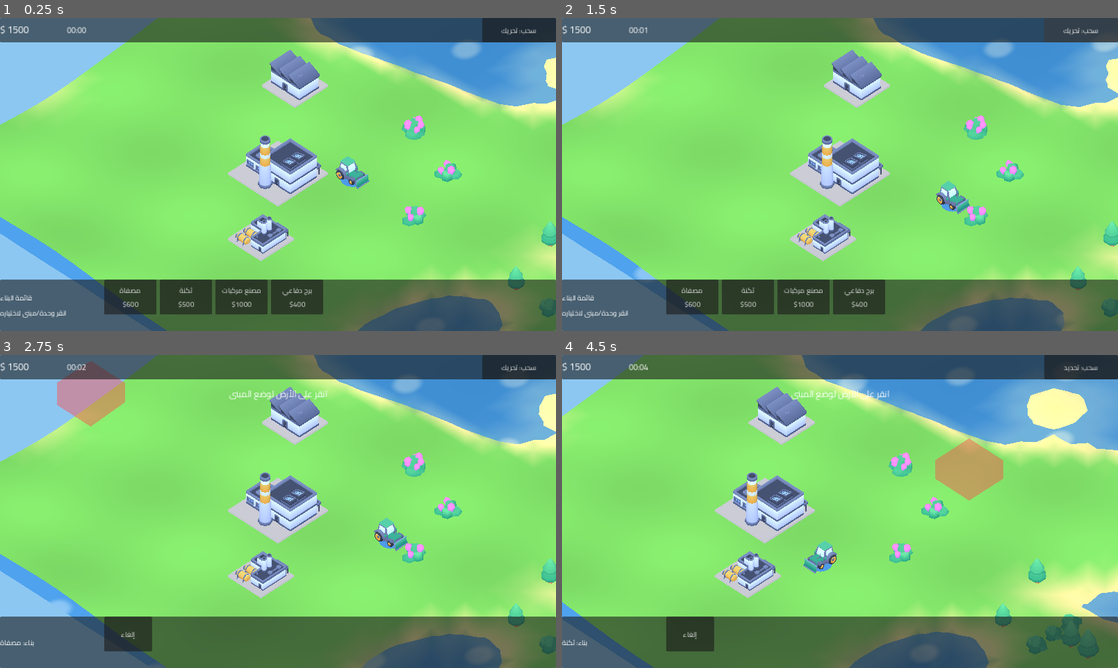
Above: before the commit, frames 1-4 (two rows, left to right).
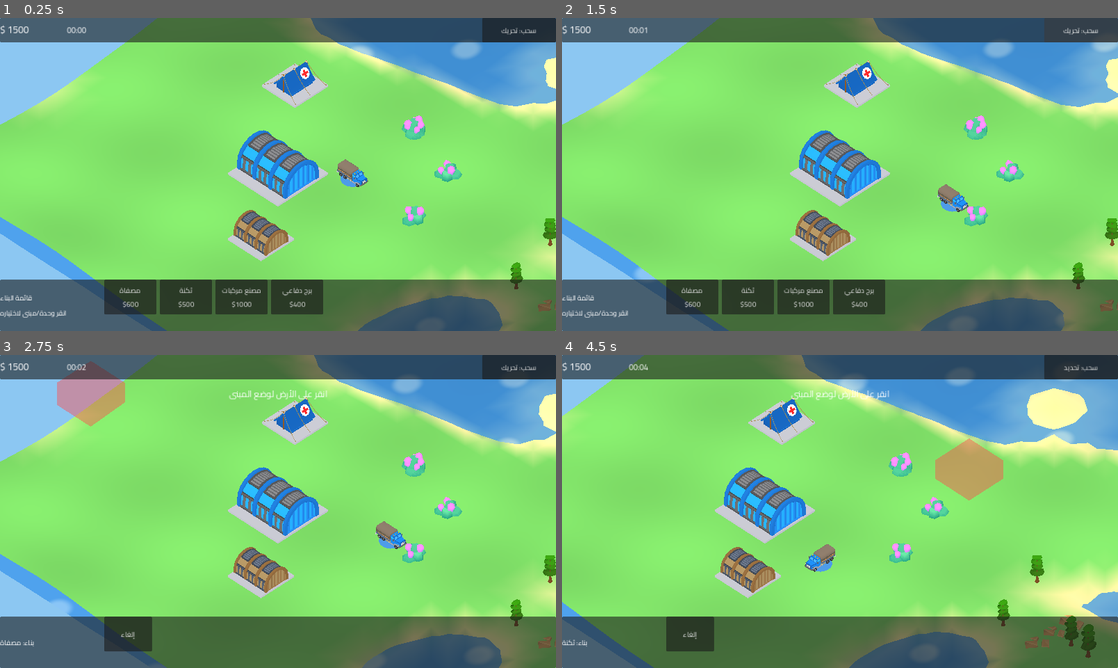
Above: after the commit, the same moments.

Repository: alfyfyy100-maker/ya7-games-hub
Game: Godot game, scene res://maps/Main.tscn
The game is run twice, just before and just after one commit, with the same random seed, the same clock (stepped at 60 frames per second) and the same inputs.
Inputs (mouse positions are in pixels of both pictures, inside the frame that each line leads up to):
- Up to frame 1 (0.25 s): no input
- Up to frame 2 (1.5 s): click "سحب: تحريك" at 0.5 s; click "سحب: تحديد" at 1.25 s
- Up to frame 3 (2.75 s): click "مصفاة $600" at 2 s
- Up to frame 4 (4.5 s): click "إلغاء" at 2.75 s; click "ثكنة $500" at 3.5 s; tap Enter at 4.25 s; move the mouse to (962, 495) at 4.27 s; hold D from 4.28 s (still down); tap Tab at 4.35 s; click (962, 495) at 4.42 s

The runs differ from the first frame. In frame 1, 4.7% of the frame differs, in the area x 42-100%, y 10-96%; in frame 2, 4.8%; in frame 3, 4.7%; in frame 4, 5.5%, in the area x 28-97%, y 10-98%.

Commit message:
Use RG Poly Army Pack (CC0) models for vehicles, buildings and decor
- assets/models/rgpoly: selected FBX models + atlas textures + CREDITS.
- UnitData/BuildingData: model_path_team2 (per-team color variants) and
  turret_node_suffix (rotate a node inside the imported model).
- TurretPivot helper rotates turrets around world-up regardless of the
  imported model's axes (FBX Z-up hierarchies).
- Tanks/trucks/jeeps/hangars/tent/bunker/turret wired via .tres; decor now
  uses pine trees and sandbags from the pack.

Co-Authored-By: Claude Fable 5.1 <noreply@anthropic.com>
Claude-Session: https://claude.ai/code/session_0127WbxCG21rVkEZhQxZNybi

Diff:
--- a/ya7-armies/buildings/BuildingData.gd
+++ b/ya7-armies/buildings/BuildingData.gd
@@ -45,14 +45,18 @@
 
 @export_group("Model (glTF)")
 ## مسار نموذج glb/gltf. فارغ = نموذج بلوكي مؤقت من MeshFactory.
-@export_file("*.glb", "*.gltf") var model_path: String = ""
+@export_file("*.glb", "*.gltf", "*.fbx") var model_path: String = ""
+## نموذج بديل للفريق الثاني (الخصم) — لتنويعات الألوان الجاهزة. فارغ = نفس النموذج.
+@export_file("*.glb", "*.gltf", "*.fbx") var model_path_team2: String = ""
+## لاحقة اسم عقدة البرج داخل النموذج نفسه (مثل "_T") — تدور نحو الهدف.
+@export var turret_node_suffix: String = ""
 ## نسبة ملء البصمة (0.85 = يترك هامشًا حول المبنى).
 @export_range(0.3, 1.2) var model_fit: float = 0.85
 @export var model_yaw_deg: float = 0.0
 ## جزء يُكدَّس فوق النموذج الأساسي (مثلًا طابق البرج).
-@export_file("*.glb", "*.gltf") var top_model_path: String = ""
+@export_file("*.glb", "*.gltf", "*.fbx") var top_model_path: String = ""
 ## برج دوّار يوضع على القمة (أبراج الدفاع).
-@export_file("*.glb", "*.gltf") var turret_model_path: String = ""
+@export_file("*.glb", "*.gltf", "*.fbx") var turret_model_path: String = ""
 @export var turret_fit_size: float = 0.0
 @export var turret_yaw_deg: float = 0.0
 @export_range(0.0, 1.0) var team_tint: float = 0.3
--- a/ya7-armies/buildings/BuildingView.gd
+++ b/ya7-armies/buildings/BuildingView.gd
@@ -9,8 +9,8 @@
 var rally_marker: Node3D
 var visual_height: float = 2.0
 var _def: BuildingData
-var _turret: Node3D
-var _turret_yaw_offset: float = 0.0
+var _turret: TurretPivot
+var _owner_id: int = 0
 var _sink: float = 0.0
 
 
@@ -18,6 +18,7 @@
 	entity_id = e.id
 	_def = e.building_def()
 	var team := GameConfig.team_color(e.owner_id)
+	_owner_id = e.owner_id
 	body = Node3D.new()
 	body.name = "Body"
 	add_child(body)
@@ -54,7 +55,7 @@
 	holder.rotation_degrees.y = _def.model_yaw_deg
 	holder.position.y = 0.18
 	body.add_child(holder)
-	var model := ModelLibrary.instantiate(_def.model_path)
+	var model := ModelLibrary.instantiate(ModelLibrary.path_for_team(_def.model_path, _def.model_path_team2, _owner_id))
 	holder.add_child(model)
 	# عند تدوير النموذج 90° نبدّل العرض والعمق
 	var swap := absf(fmod(_def.model_yaw_deg, 180.0)) > 45.0
@@ -63,6 +64,9 @@
 	ModelLibrary.apply_team_look(model, team, _def.team_tint)
 	var top_y := 0.18 + aabb.size.y
 	var scale_used := model.scale.x
+	var inner := ModelLibrary.find_node_by_suffix(model, _def.turret_node_suffix)
+	if inner != null:
+		_turret = TurretPivot.new(inner, deg_to_rad(_def.turret_yaw_deg))
 	if ModelLibrary.has_model(_def.top_model_path):
 		var top := ModelLibrary.instantiate(_def.top_model_path)
 		holder.add_child(top)
@@ -81,8 +85,7 @@
 		var tta := ModelLibrary.fit_max(turret, _def.turret_fit_size)
 		ModelLibrary.center_on_ground(turret, tta)
 		ModelLibrary.apply_team_look(turret, team, _def.team_tint)
-		_turret = turret_holder
-		_turret_yaw_offset = deg_to_rad(_def.turret_yaw_deg)
+		_turret = TurretPivot.new(turret_holder, deg_to_rad(_def.turret_yaw_deg))
 		top_y += tta.size.y
 	visual_height = top_y
 
@@ -90,7 +93,9 @@
 func _setup_placeholder(team: Color) -> void:
 	var mesh_body := MeshFactory.make_building(_def.visual_kind, team, _def.accent_color, _def.footprint, _def.height)
 	body.add_child(mesh_body)
-	_turret = mesh_body.get_node_or_null("Turret")
+	var t := mesh_body.get_node_or_null("Turret")
+	if t != null:
+		_turret = TurretPivot.new(t)
 	visual_height = _def.height + 0.6
 
 
@@ -109,8 +114,6 @@
 		_sink += delta
 		body.position.y = -_sink * 2.0
 		body.rotation.z = minf(_sink * 0.8, 0.5)
-		if _turret != null:
-			_turret.position.y -= delta * 2.0
 		ring.visible = false
 		rally_marker.visible = false
 		return
@@ -120,11 +123,15 @@
 		t = clampf(float(e.data.get("construction", 0)) / float(maxi(_def.build_ticks, 1)), 0.05, 1.0)
 	body.position.y = -(1.0 - t) * (visual_height + 0.5)
 	if _turret != null:
-		_turret.visible = t >= 0.999
+		_turret.node.visible = t >= 0.999
+		var aimed := false
 		if e.target_id > 0:
 			var target: SimEntity = GameState.get_entity(e.target_id)
 			if target != null:
 				var to := target.pos - e.pos
-				_turret.rotation.y = lerp_angle(_turret.rotation.y, atan2(to.x, to.z) + _turret_yaw_offset, minf(1.0, delta * 8.0))
+				_turret.aim(atan2(to.x, to.z), rotation.y + deg_to_rad(_def.model_yaw_deg), delta)
+				aimed = true
+		if not aimed:
+			_turret.relax(delta)
 	if rally_marker.visible:
 		rally_marker.global_position = e.data.get("rally", e.pos)
--- a/ya7-armies/buildings/data/barracks.tres
+++ b/ya7-armies/buildings/data/barracks.tres
@@ -17,6 +17,7 @@
 default_rally_offset = Vector2i(0, 3)
 accent_color = Color(0.35, 0.75, 0.35, 1)
 height = 2.0
-model_path = "res://assets/models/kenney/city-industrial/building-k.glb"
-model_fit = 0.9
-team_tint = 0.3
+model_path = "res://assets/models/rgpoly/Tent_1_D.fbx"
+model_fit = 0.95
+team_tint = 0.0
+model_path_team2 = "res://assets/models/rgpoly/Tent_1_E.fbx"
--- a/ya7-armies/buildings/data/defense_tower.tres
+++ b/ya7-armies/buildings/data/defense_tower.tres
@@ -19,9 +19,11 @@
 fire_cooldown_ticks = 24
 accent_color = Color(0.85, 0.3, 0.3, 1)
 height = 3.5
-model_path = "res://assets/models/kenney/tower-defense/tower-round-bottom-a.glb"
-model_fit = 0.95
-top_model_path = "res://assets/models/kenney/tower-defense/tower-round-middle-a.glb"
-turret_model_path = "res://assets/models/kenney/tower-defense/weapon-turret.glb"
+model_path = "res://assets/models/rgpoly/Turret_2_E.fbx"
+model_fit = 1.05
+top_model_path = ""
+turret_model_path = ""
 turret_fit_size = 1.3
-team_tint = 0.35
+team_tint = 0.0
+model_path_team2 = "res://assets/models/rgpoly/Turret_2_F.fbx"
+turret_node_suffix = "_T"
--- a/ya7-armies/buildings/data/hq.tres
+++ b/ya7-armies/buildings/data/hq.tres
@@ -18,6 +18,8 @@
 is_hq = true
 accent_color = Color(0.3, 0.6, 0.95, 1)
 height = 3.2
-model_path = "res://assets/models/kenney/city-industrial/building-l.glb"
-model_fit = 0.9
-team_tint = 0.3
+model_path = "res://assets/models/rgpoly/Hangar_1_D.fbx"
+model_fit = 0.95
+team_tint = 0.0
+model_path_team2 = "res://assets/models/rgpoly/Hangar_1_F.fbx"
+model_yaw_deg = 90.0
--- a/ya7-armies/buildings/data/refinery.tres
+++ b/ya7-armies/buildings/data/refinery.tres
@@ -17,6 +17,8 @@
 is_refinery = true
 accent_color = Color(0.95, 0.75, 0.2, 1)
 height = 2.4
-model_path = "res://assets/models/kenney/city-industrial/building-c.glb"
-model_fit = 0.9
+model_path = "res://assets/models/rgpoly/Hangar_1_B.fbx"
+model_fit = 0.95
 team_tint = 0.3
+model_path_team2 = ""
+model_yaw_deg = 90.0
--- a/ya7-armies/buildings/data/war_factory.tres
+++ b/ya7-armies/buildings/data/war_factory.tres
@@ -17,7 +17,8 @@
 default_rally_offset = Vector2i(0, 3)
 accent_color = Color(0.55, 0.6, 0.65, 1)
 height = 2.6
-model_path = "res://assets/models/kenney/space/hangar_largeA.glb"
-model_fit = 0.9
-model_yaw_deg = 90.0
-team_tint = 0.35
+model_path = "res://assets/models/rgpoly/Bunker_1_1.fbx"
+model_fit = 0.95
+model_yaw_deg = 0.0
+team_tint = 0.3
+model_path_team2 = ""
--- a/ya7-armies/maps/DecorView.gd
+++ b/ya7-armies/maps/DecorView.gd
@@ -3,8 +3,8 @@
 ## عرض فقط؛ الحجز المنطقي للخلايا في NavGrid.
 
 const MODELS: Dictionary = {
-	MapState.DecorKind.TREE: {"path": "res://assets/models/kenney/tower-defense/detail-tree-large.glb", "fit": 2.6},
-	MapState.DecorKind.ROCKS: {"path": "res://assets/models/kenney/tower-defense/detail-rocks-large.glb", "fit": 1.9},
+	MapState.DecorKind.TREE: {"path": "res://assets/models/rgpoly/PineTree_1_A.fbx", "fit": 3.4},
+	MapState.DecorKind.ROCKS: {"path": "res://assets/models/rgpoly/Bags_3_A.fbx", "fit": 2.0},
 }
 
 
--- a/ya7-armies/systems/view/ModelLibrary.gd
+++ b/ya7-armies/systems/view/ModelLibrary.gd
@@ -119,6 +119,23 @@
 	return out
 
 
+## يختار مسار النموذج حسب الفريق (نموذج بديل للفريق 2 إن وُجد).
+static func path_for_team(base: String, team2: String, owner_id: int) -> String:
+	if owner_id == GameConfig.AI_ID and has_model(team2):
+		return team2
+	return base
+
+
+## يبحث عن أول عقدة Node3D ينتهي اسمها باللاحقة (للأبراج الداخلية مثل "_T").
+static func find_node_by_suffix(root: Node, suffix: String) -> Node3D:
+	if suffix == "":
+		return null
+	for n in root.find_children("*", "Node3D", true, false):
+		if String(n.name).ends_with(suffix):
+			return n
+	return null
+
+
 static func find_animation_player(root: Node) -> AnimationPlayer:
 	for n in root.find_children("*", "AnimationPlayer", true, false):
 		var ap := n as AnimationPlayer
--- /dev/null
+++ b/ya7-armies/systems/view/TurretPivot.gd
@@ -0,0 +1,45 @@
+class_name TurretPivot
+extends RefCounted
+## TurretPivot — يدير دوران برج حول المحور العمودي العالمي مهما كانت محاور النموذج المستورد
+## (FBX بمحور Z للأعلى مثلًا). يعمل على عقدة داخل النموذج أو حامل مستقل.
+
+var node: Node3D
+var rest: Basis = Basis.IDENTITY
+var axis: Vector3 = Vector3.UP   # المحور العمودي بفضاء الأب
+var angle: float = 0.0
+var offset: float = 0.0          # إزاحة ثابتة (turret_yaw_deg)
+var _ready: bool = false
+
+
+func _init(n: Node3D, yaw_offset_rad: float = 0.0) -> void:
+	node = n
+	offset = yaw_offset_rad
+	if n != null:
+		rest = n.transform.basis
+
+
+func _ensure_axis() -> void:
+	if _ready or node == null or not node.is_inside_tree():
+		return
+	var parent := node.get_parent() as Node3D
+	if parent != null:
+		axis = (parent.global_transform.basis.inverse() * Vector3.UP).normalized()
+	_ready = true
+
+
+## يدوّر البرج نحو زاوية عالمية (yaw) نسبةً إلى اتجاه الجسم (body_yaw)، بتنعيم.
+func aim(target_yaw: float, body_yaw: float, delta: float, speed: float = 8.0) -> void:
+	_ensure_axis()
+	if node == null:
+		return
+	var desired := wrapf(target_yaw - body_yaw + offset, -PI, PI)
+	angle = lerp_angle(angle, desired, minf(1.0, delta * speed))
+	node.transform.basis = Basis(axis, angle) * rest
+
+
+func relax(delta: float, speed: float = 4.0) -> void:
+	_ensure_axis()
+	if node == null:
+		return
+	angle = lerp_angle(angle, offset, minf(1.0, delta * speed))
+	node.transform.basis = Basis(axis, angle) * rest
--- a/ya7-armies/units/UnitData.gd
+++ b/ya7-armies/units/UnitData.gd
@@ -44,12 +44,16 @@
 
 @export_group("Model (glTF)")
 ## مسار نموذج glb/gltf. فارغ = نموذج بلوكي مؤقت من MeshFactory.
-@export_file("*.glb", "*.gltf") var model_path: String = ""
+@export_file("*.glb", "*.gltf", "*.fbx") var model_path: String = ""
+## نموذج بديل للفريق الثاني (الخصم) — لتنويعات الألوان الجاهزة. فارغ = نفس النموذج.
+@export_file("*.glb", "*.gltf", "*.fbx") var model_path_team2: String = ""
+## لاحقة اسم عقدة البرج داخل النموذج نفسه (مثل "_T") — تدور نحو الهدف. فارغ = لا برج داخلي.
+@export var turret_node_suffix: String = ""
 ## أكبر بُعد مستهدف للنموذج بوحدات العالم (0 = بدون قياس تلقائي).
 @export var model_fit_size: float = 0.0
 @export var model_yaw_deg: float = 0.0
 ## برج دوّار اختياري يوضع فوق الهيكل (دبابات).
-@export_file("*.glb", "*.gltf") var turret_model_path: String = ""
+@export_file("*.glb", "*.gltf", "*.fbx") var turret_model_path: String = ""
 @export var turret_fit_size: float = 0.0
 @export var turret_yaw_deg: float = 0.0
 ## قوة تلوين النموذج بلون الفريق (0..1).
--- a/ya7-armies/units/UnitView.gd
+++ b/ya7-armies/units/UnitView.gd
@@ -9,14 +9,14 @@
 var ring: MeshInstance3D
 var visual_height: float = 1.6
 var _def: UnitData
-var _turret: Node3D
-var _turret_yaw_offset: float = 0.0
+var _turret: TurretPivot
 var _legs: Array[Node3D] = []
 var _anim: AnimationPlayer
 var _anim_current: String = ""
 var _anim_t: float = 0.0
 var _sink: float = 0.0
 var _selected: bool = false
+var _owner_id: int = 0
 
 
 func setup(e: SimEntity) -> void:
@@ -26,6 +26,7 @@
 	body = Node3D.new()
 	body.name = "Body"
 	add_child(body)
+	_owner_id = e.owner_id
 	if ModelLibrary.has_model(_def.model_path):
 		_setup_model(team)
 	else:
@@ -45,7 +46,7 @@
 
 
 func _setup_model(team: Color) -> void:
-	var model := ModelLibrary.instantiate(_def.model_path)
+	var model := ModelLibrary.instantiate(ModelLibrary.path_for_team(_def.model_path, _def.model_path_team2, _owner_id))
 	var holder := Node3D.new()
 	holder.name = "Model"
 	holder.rotation_degrees.y = _def.model_yaw_deg
@@ -56,6 +57,10 @@
 	ModelLibrary.apply_team_look(model, team, _def.team_tint)
 	visual_height = aabb.size.y
 	_anim = ModelLibrary.find_animation_player(model)
+	# برج داخلي (عقدة داخل النموذج نفسه)
+	var inner := ModelLibrary.find_node_by_suffix(model, _def.turret_node_suffix)
+	if inner != null:
+		_turret = TurretPivot.new(inner, deg_to_rad(_def.turret_yaw_deg))
 	if ModelLibrary.has_model(_def.turret_model_path):
 		var turret_holder := Node3D.new()
 		turret_holder.name = "Turret"
@@ -66,8 +71,7 @@
 		var ta := ModelLibrary.fit_max(turret, _def.turret_fit_size)
 		ModelLibrary.center_on_ground(turret, ta)
 		ModelLibrary.apply_team_look(turret, team, _def.team_tint)
-		_turret = turret_holder
-		_turret_yaw_offset = deg_to_rad(_def.turret_yaw_deg)
+		_turret = TurretPivot.new(turret_holder, deg_to_rad(_def.turret_yaw_deg))
 		visual_height += ta.size.y
 
 
@@ -75,7 +79,9 @@
 	var mesh_body := MeshFactory.make_unit(_def.visual_kind, team, _def.accent_color)
 	mesh_body.scale = Vector3.ONE * _def.scale
 	body.add_child(mesh_body)
-	_turret = mesh_body.get_node_or_null("Turret")
+	var t := mesh_body.get_node_or_null("Turret")
+	if t != null:
+		_turret = TurretPivot.new(t)
 	for n in ["LegL", "LegR"]:
 		var leg := mesh_body.get_node_or_null(n)
 		if leg != null:
@@ -159,14 +165,15 @@
 	body.position = Vector3(0, bob, -recoil)
 	body.scale = Vector3.ONE * flinch
 	if _turret != null:
+		var aimed := false
 		if e.state == &"attack":
 			var t: SimEntity = GameState.get_entity(e.target_id)
 			if t != null:
 				var to := t.pos - e.pos
-				var yaw := atan2(to.x, to.z) - rotation.y + _turret_yaw_offset
-				_turret.rotation.y = lerp_angle(_turret.rotation.y, yaw, minf(1.0, delta * 8.0))
-		else:
-			_turret.rotation.y = lerp_angle(_turret.rotation.y, _turret_yaw_offset, minf(1.0, delta * 4.0))
+				_turret.aim(atan2(to.x, to.z), rotation.y, delta)
+				aimed = true
+		if not aimed:
+			_turret.relax(delta)
 	# حصّادة (النموذج المؤقت): صندوق الحمولة يرتفع مع الامتلاء
 	if _def.can_harvest and _anim == null:
 		var cargo_node := body.find_child("Cargo", true, false)
--- a/ya7-armies/units/data/apc.tres
+++ b/ya7-armies/units/data/apc.tres
@@ -22,6 +22,8 @@
 gather_ticks_per_unit = 1
 unload_ticks = 1
 accent_color = Color(0.55, 0.6, 0.65, 1)
-model_path = "res://assets/models/kenney/retro-urban/truck-green.glb"
-model_fit_size = 2.7
+model_path = "res://assets/models/rgpoly/Jeep_C.fbx"
+model_fit_size = 2.5
 team_tint = 0.3
+model_path_team2 = "res://assets/models/rgpoly/Jeep_A.fbx"
+model_yaw_deg = 180.0
--- a/ya7-armies/units/data/harvester.tres
+++ b/ya7-armies/units/data/harvester.tres
@@ -22,6 +22,8 @@
 gather_ticks_per_unit = 2
 unload_ticks = 30
 accent_color = Color(0.95, 0.75, 0.2, 1)
-model_path = "res://assets/models/kenney/car/tractor-shovel.glb"
-model_fit_size = 2.6
-team_tint = 0.3
+model_path = "res://assets/models/rgpoly/Truck_1_D.fbx"
+model_fit_size = 2.8
+team_tint = 0.0
+model_path_team2 = "res://assets/models/rgpoly/Truck_1_F.fbx"
+model_yaw_deg = 180.0
--- a/ya7-armies/units/data/tank.tres
+++ b/ya7-armies/units/data/tank.tres
@@ -22,9 +22,12 @@
 gather_ticks_per_unit = 1
 unload_ticks = 1
 accent_color = Color(0.45, 0.5, 0.35, 1)
-model_path = "res://assets/models/kenney/space/rover.glb"
-model_fit_size = 2.3
-turret_model_path = "res://assets/models/kenney/space/turret_single.glb"
-turret_fit_size = 1.4
-turret_yaw_deg = 180.0
-team_tint = 0.4
+model_path = "res://assets/models/rgpoly/Tank_2_D.fbx"
+model_fit_size = 2.7
+turret_model_path = ""
+turret_fit_size = 0.0
+turret_yaw_deg = 0.0
+team_tint = 0.0
+model_path_team2 = "res://assets/models/rgpoly/Tank_2_F.fbx"
+turret_node_suffix = "_T"
+model_yaw_deg = 180.0
Binary file added: ya7-armies/assets/models/rgpoly/Bags_3_A.fbx
Not shown, added: ya7-armies/assets/models/rgpoly/Bags_3_A.fbx.import
Binary file added: ya7-armies/assets/models/rgpoly/Bunker_1_1.fbx
Not shown, added: ya7-armies/assets/models/rgpoly/Bunker_1_1.fbx.import
Binary file added: ya7-armies/assets/models/rgpoly/Bush_1_A_2.fbx
Not shown, added: ya7-armies/assets/models/rgpoly/Bush_1_A_2.fbx.import
Binary file added: ya7-armies/assets/models/rgpoly/Hangar_1_B.fbx
Not shown, added: ya7-armies/assets/models/rgpoly/Hangar_1_B.fbx.import
Binary file added: ya7-armies/assets/models/rgpoly/Hangar_1_D.fbx
Not shown, added: ya7-armies/assets/models/rgpoly/Hangar_1_D.fbx.import
Binary file added: ya7-armies/assets/models/rgpoly/Hangar_1_F.fbx
Not shown, added: ya7-armies/assets/models/rgpoly/Hangar_1_F.fbx.import
(and 37 more such lines)
